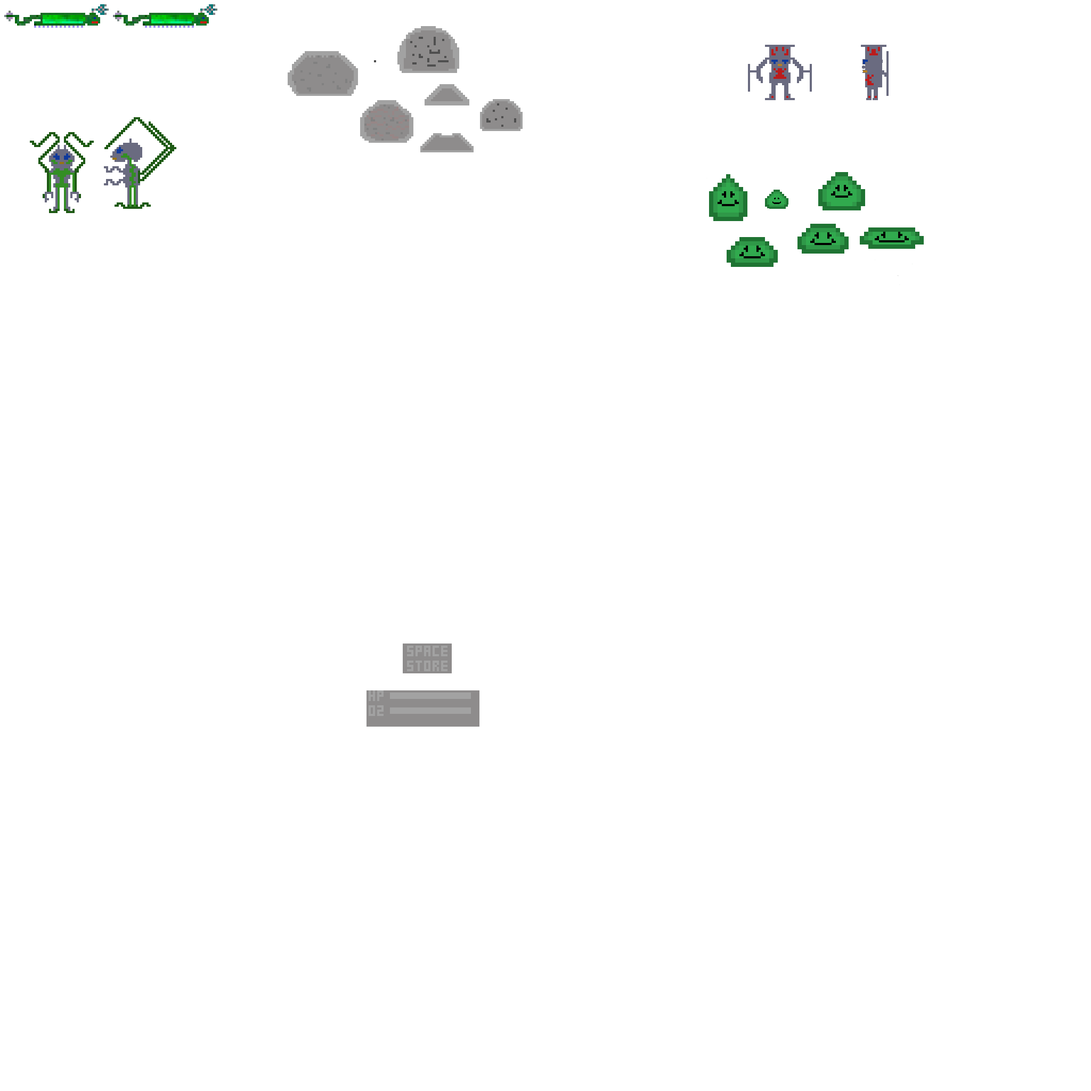
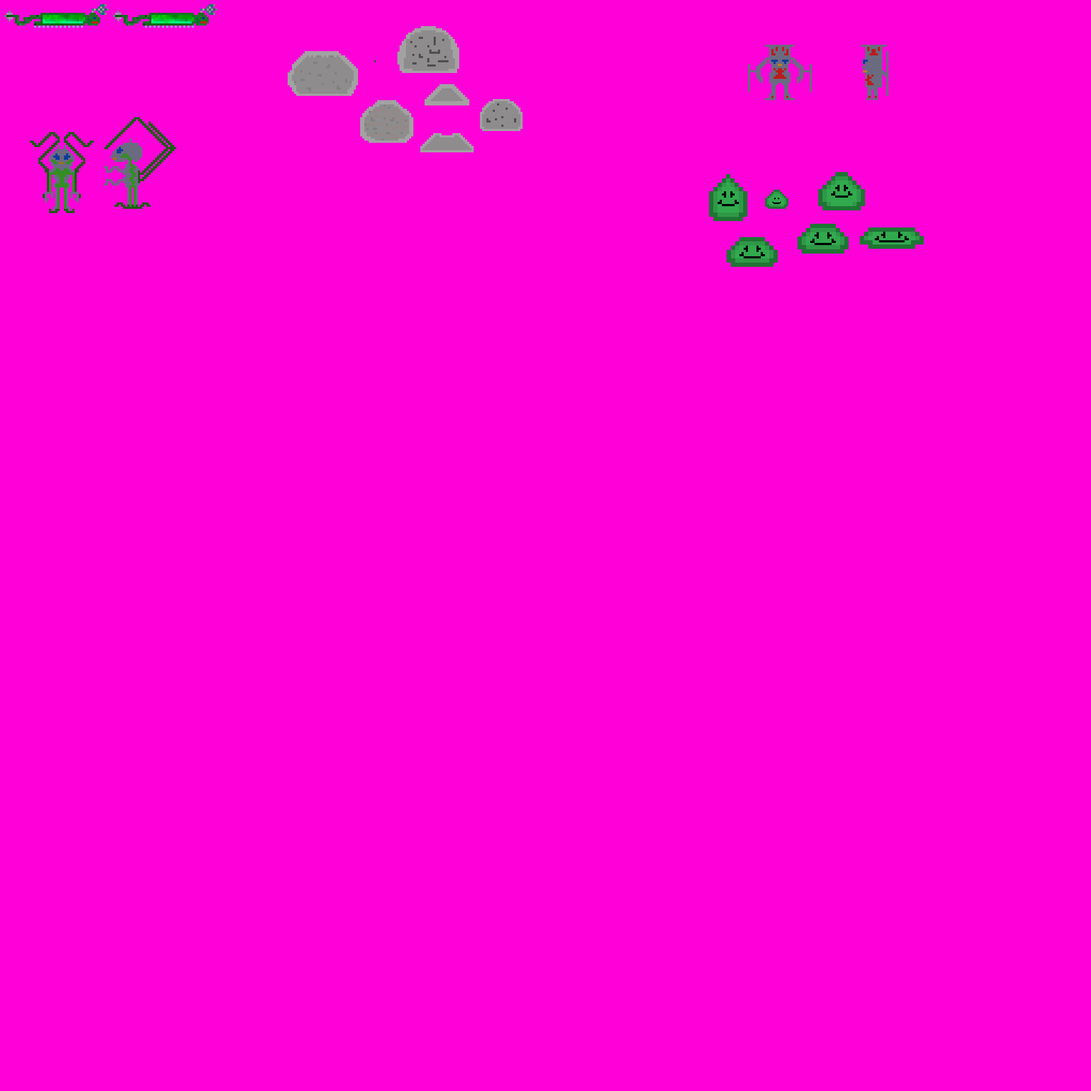
Two versions of the same layered image (1091 × 1091). Layer-by-layer changes:
removed layer "Store Table" over [366,690,480,727]
removed layer "Space Store" over [402,643,452,674]
showed "Background" over [0,0,1091,1091]
